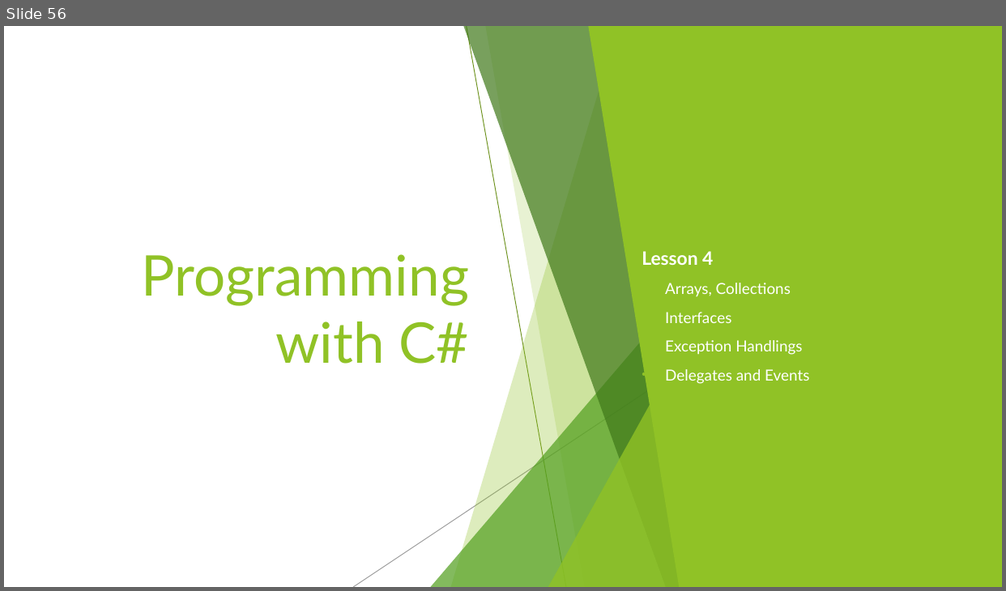
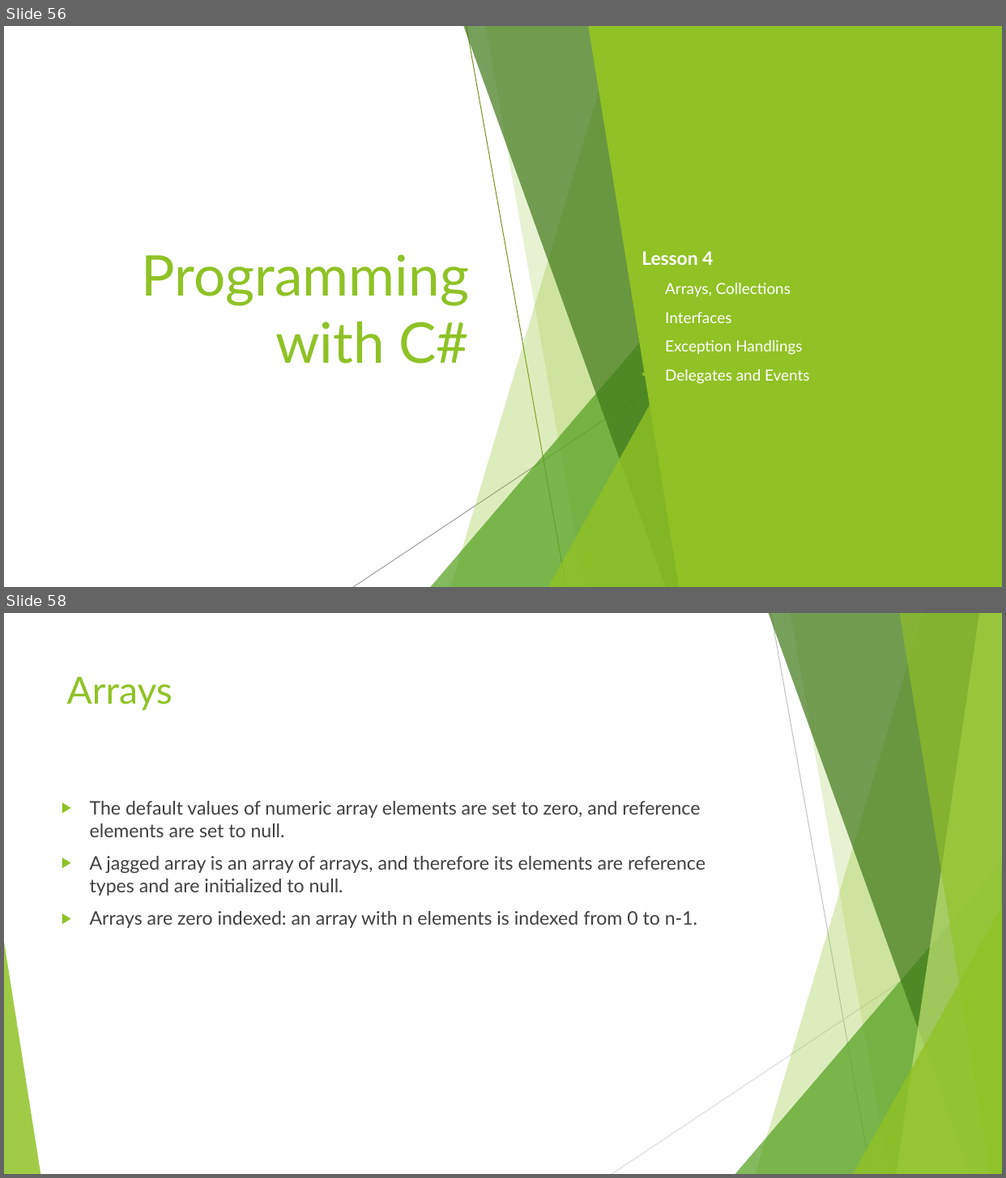
Before and after one commit to jbalintac/DICT-CSharpProgramming, a slide deck: Lesson/DayTwo (3, 4).pptx. Shown one above the other, each under a label of ours: slide 56 before the commit, slides 56 and 58 after it; the slides between them are not shown. The pictures are 1006x591 and 1006x1178 pixels, drawn with LibreOffice and Linux fonts; fonts in the diff are those of the drawing. Boxes give left, top, right and bottom in pixels: in the first picture for what was removed or moved away, otherwise in the second. Text is boxed around its words. In the diff, an @@ line names an element or a change of style, - is before the commit and + after.

```diff
--- a/Lesson/DayTwo (3, 4).pptx
+++ b/Lesson/DayTwo (3, 4).pptx
@@ slide 58 added at (4,613,1002,1174), background #FFFFFF; not listed: 9 template elements that a slide beside it also shows @@
@@ title added at (67,677,172,710), 36 pt, text #90C226 @@
+Arrays
@@ text added at (90,801,705,928), 18 pt, text #404040 @@
+▶ The default values of numeric array elements are set to zero, and reference elements are set to null.
+▶ A jagged array is an array of arrays, and therefore its elements are reference types and are initialized to null.
+▶ Arrays are zero indexed: an array with n elements is indexed from 0 to n-1.
@@ triangle added at (4,942,40,1174), fill #90C226 at 85% opacity @@
```
Also in this commit, not shown: 47 other slides added, 2 slides removed.
